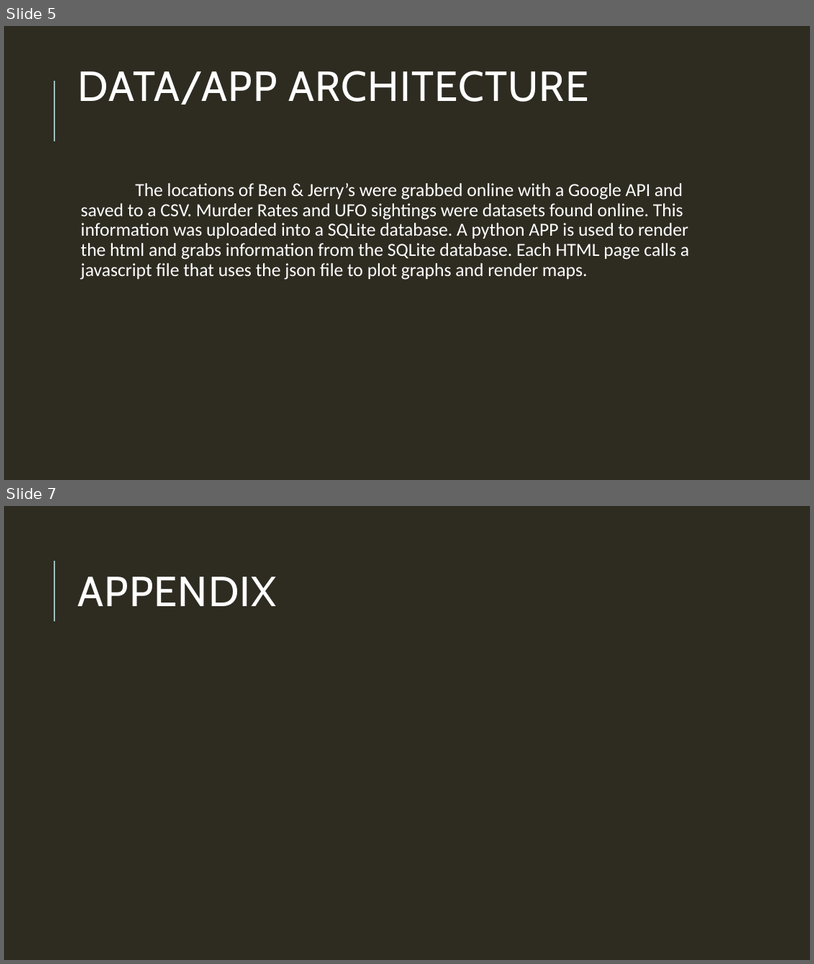
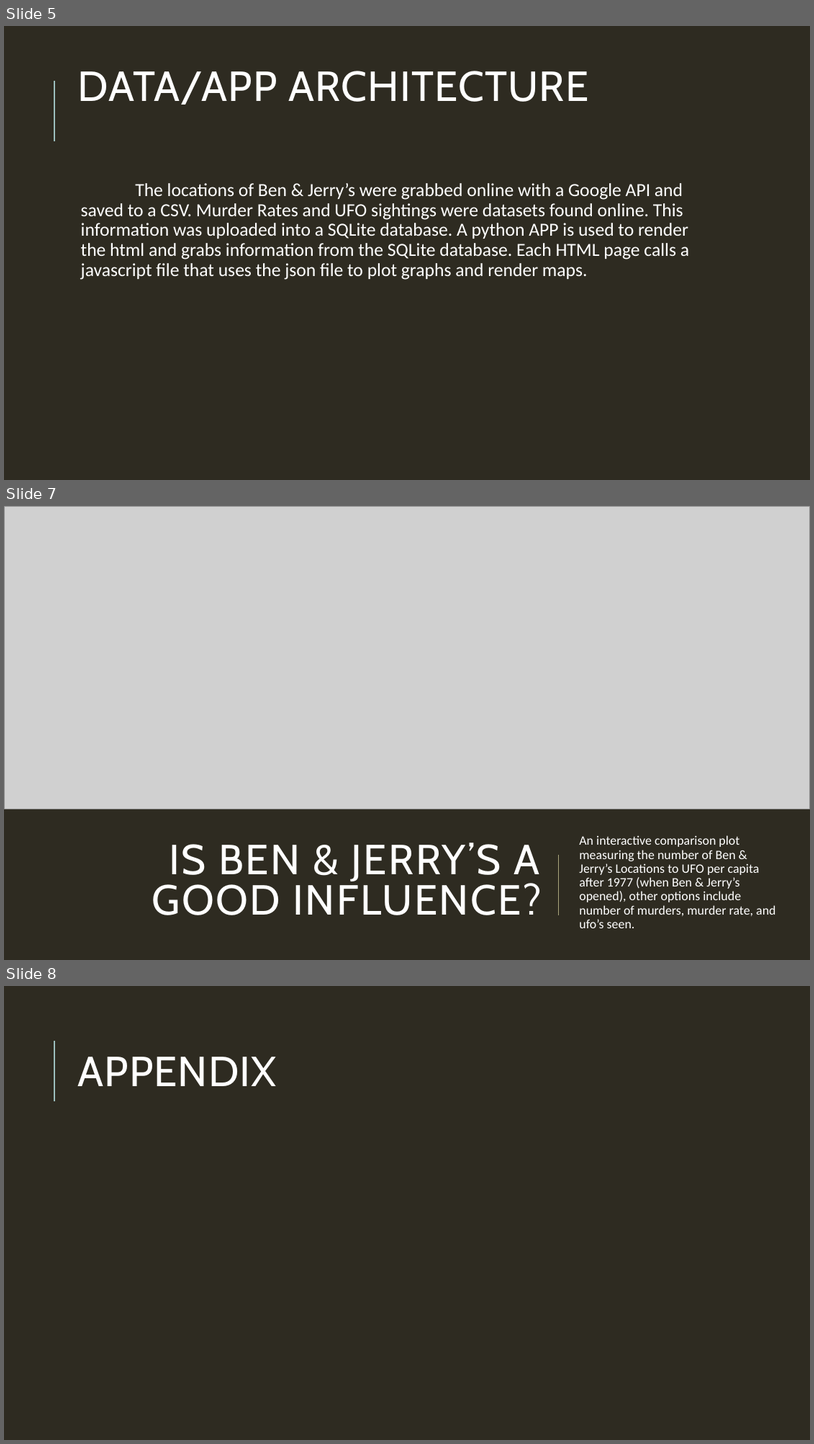
Before and after one commit to Agrattendick/GroupProject2, a slide deck: Ben & Jerry’s Random Comparisons.pptx. Shown one above the other, each under a label of ours: slides 5 and 7 before the commit, slides 5, 7 and 8 after it; the slides between them are not shown. The pictures are 814x964 and 814x1444 pixels, drawn with LibreOffice and Linux fonts; fonts in the diff are those of the drawing; grey boxes stand for pictures. Boxes give left, top, right and bottom in pixels: in the first picture for what was removed or moved away, otherwise in the second. Text is boxed around its words. In the diff, an @@ line names an element or a change of style, - is before the commit and + after.

Commit message:
Updated pp

```diff
--- a/Ben & Jerry’s Random Comparisons.pptx
+++ b/Ben & Jerry’s Random Comparisons.pptx
@@ slide 7 added at (4,506,810,960), background #2E2B21 @@
@@ picture added at (4,506,810,808) @@
@@ title added at (152,842,542,915), 50 pt, text #FFFFFF @@
+IS BEN & JERRY’S A GOOD INFLUENCE?
@@ text added at (579,835,776,928), 15.3 pt, text #FFFFFF @@
+An interactive comparison plot measuring the number of Ben & Jerry’s Locations to UFO per capita after 1977 (when Ben & Jerry’s opened), other options include number of murders, murder rate, and ufo’s seen.
@@ line added from (558, 915) to (558, 854), #A9A57C 1.5 pt @@
@@ what was slide 7 is now slide 8 @@
```
Also in this commit, not shown: 1 other slide added, 1 slide removed.
